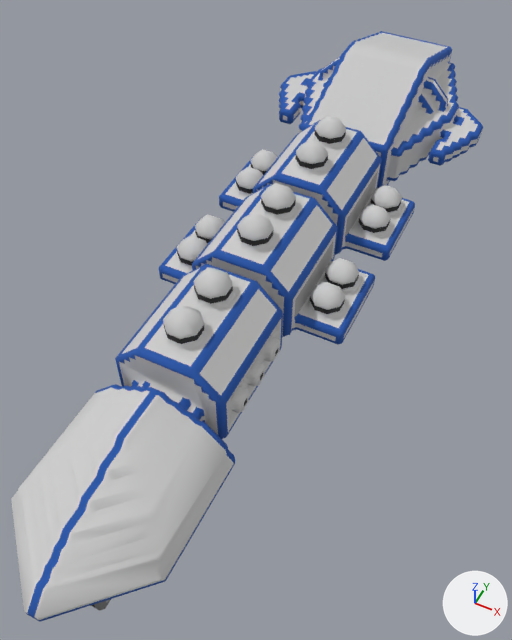
The OBJ model src/jsMain/resources/meshes/diadochi-4-kakia-class.obj: old version first, new version second.
One viewpoint serves both versions: a 50 mm camera at (36.1, -84.6, 102.7) aimed at (-1.1, -10.2, 9.7). The axes (+X, +Y, +Z) are drawn at lower right. The lights are the same throughout. Where no turn or scale is listed for an object, it has been applied to the vertices.

Objects in the first picture: 'diadochi-4-kakia-class'.
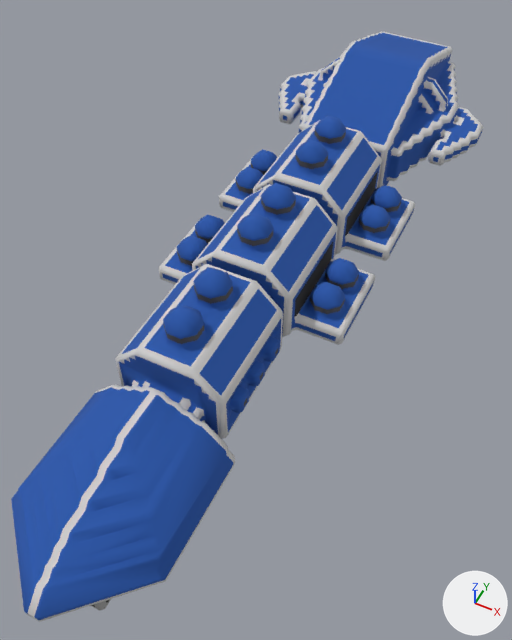
What differs and where, as boxes [x1, y1, x2, y2] in the pictures (512 x 640 px; the box of a moved part takes in the faces that stretch with it):
part 1 of me_diadochi_4_kakia_class, moved or reshaped: before [165, 139, 398, 424]; after [163, 120, 388, 351]
part 2 of me_diadochi_4_kakia_class, surface changed (grey to blue): [11, 31, 483, 622] in both

Edits to the bpy script that builds the scene:
```text
Change me_diadochi_4_kakia_class:
    used by ob_diadochi_4_kakia_class; location = (0.0, 0.0, 0.0)
    remove me_diadochi_4_kakia_class.from_pydata(...)  # 5293 vertices, 9952 faces; spans x -21.5..21.5, y -70.0..70.0, z -0.1..34.9
    add me_diadochi_4_kakia_class.from_pydata(...)  # 5300 vertices, 9971 faces; spans x -21.5..21.5, y -70.0..70.0, z -0.1..34.9
    me_diadochi_4_kakia_class part 1: 3 vertices moved from x -10.0..2.0, y -35.0..8.0, z 23.4..33.4 to x -11.0..2.0, y -35.5..7.5, z 23.9..33.4; 22 vertices removed from x -14.0..14.0, y -37.0..25.0, z 11.4..34.4; 25 vertices added at x -14.0..14.0, y -37.0..18.5, z 11.4..34.4
    me_diadochi_4_kakia_class part 2: 8868 kept faces spanning x -21.5..21.5, y -70.0..70.0, z -0.1..34.9 get new texture (UV) coordinates
```
